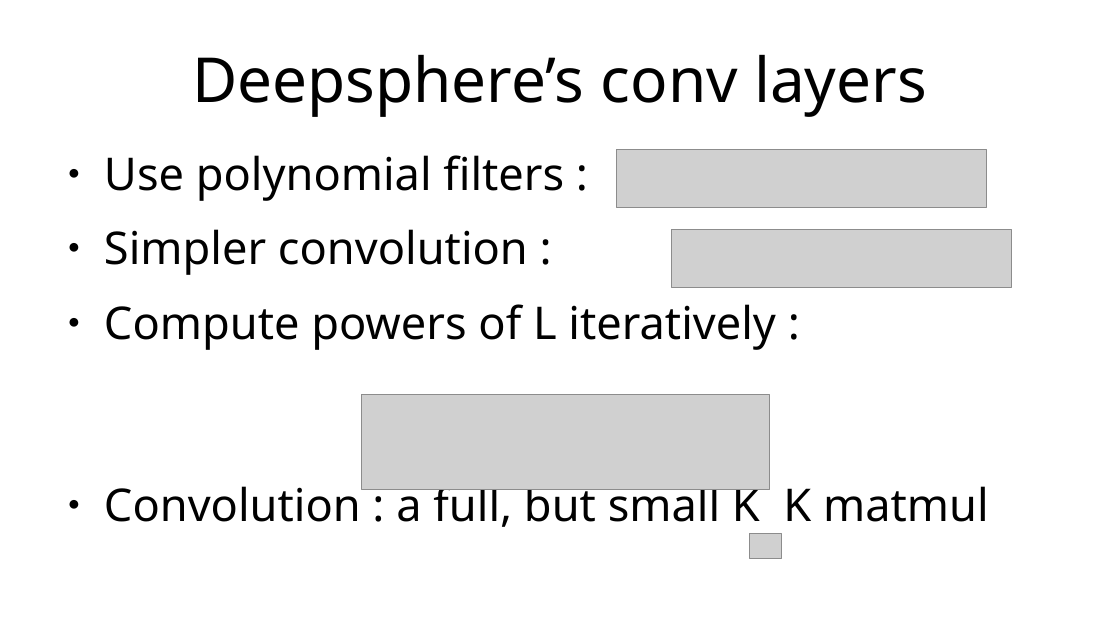
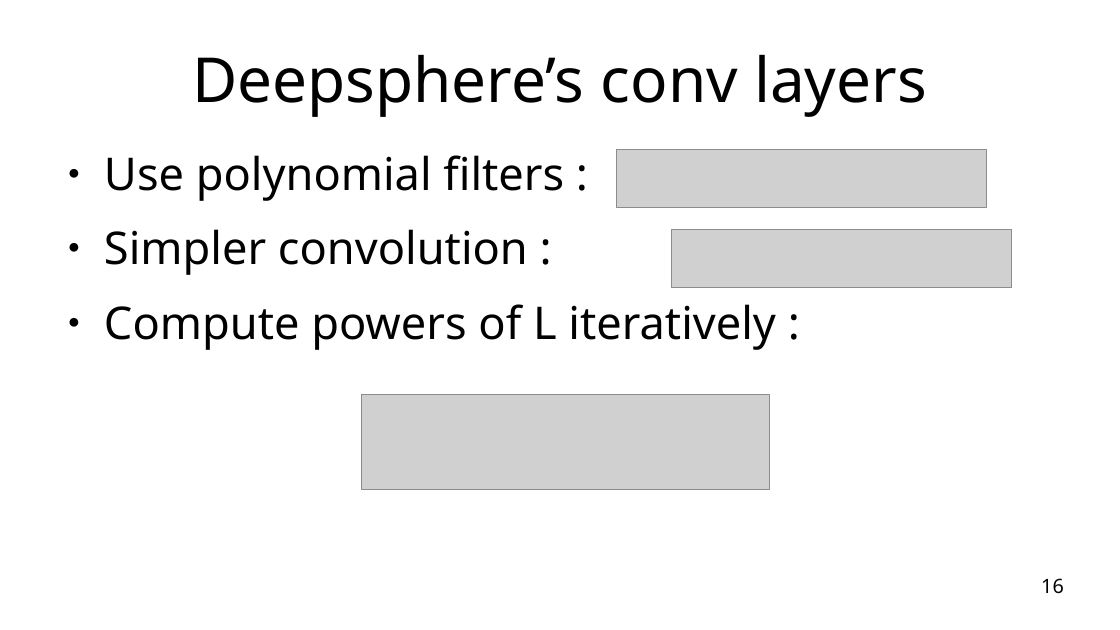
Before and after one commit to maltherd/deepsphere-fem, a slide deck: slide 16 of presentation.odp. Drawn at 1120x630 pixels with LibreOffice and Linux fonts; fonts in the diff are those of the drawing; grey boxes stand for pictures; background and template pictures are left out. Boxes give left, top, right and bottom in pixels: in the first picture for what was removed or moved away, otherwise in the second. Text is boxed around its words. In the diff, an @@ line names an element or a change of style, - is before the commit and + after.

```diff
--- a/presentation.odp
+++ b/presentation.odp
@@ text at [104, 479, 989, 527]: paragraph removed @@
-● Convolution : a full, but small K K matmul
@@ picture removed at [750, 534, 782, 559] @@
@@ page number added at [1041, 578, 1064, 594], 14 pt, text #000000 @@
+16
```
Also in this commit, not shown: 18 other slides changed, 1 slide added.
